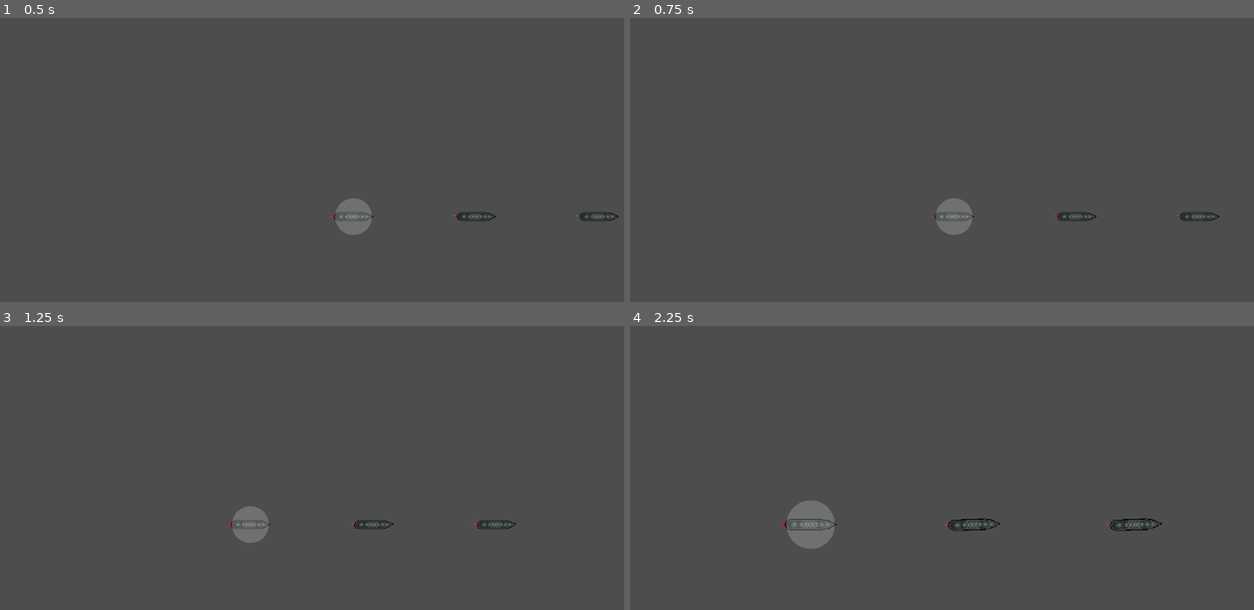
Above: before the commit, frames 1-4 (two rows, left to right).
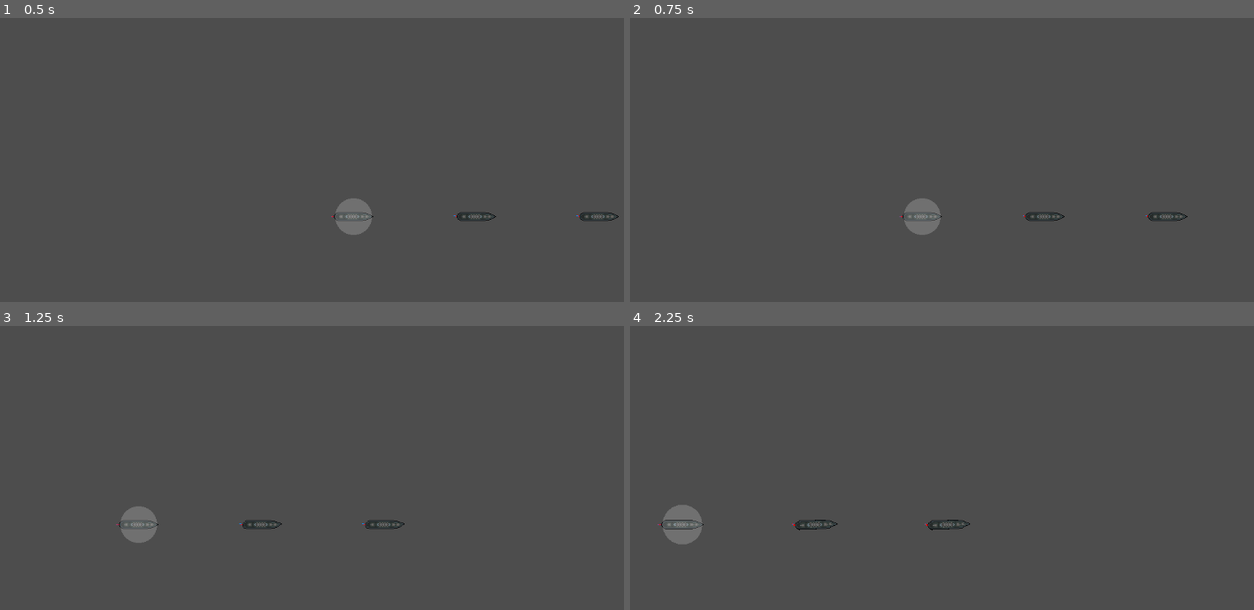
Above: after the commit, the same moments.

Repository: ObfuscatedOwl/bote-game
Game: Godot game, scene res://scenes/testScene.tscn
Two runs of this game, one before a commit and one after it. Both use one fixed random seed, a clock stepped at 60 frames per second and the inputs below.
Inputs (mouse positions are in pixels of both pictures, inside the frame that each line leads up to):
- Up to frame 1 (0.5 s): no input
- Up to frame 2 (0.75 s): tap Enter (runRotor) at 0.5 s; move the mouse to (1141, 196) at 0.52 s; hold Right (ui_right) from 0.53 s (still down); tap D (D) at 0.6 s; click (1141, 196) at 0.67 s
- Up to frame 3 (1.25 s): keep holding Right (ui_right); tap S (S) at 0.8 s
- Up to frame 4 (2.25 s): release Right (ui_right) at 1.25 s; drag from (842, 544) to (948, 604) at 1.27 s; move the mouse to (1054, 436) at 2.02 s; hold Right (ui_right) from 2.03 s (still down); tap . (zoom_in) at 2.1 s

Frame 1 is identical in both runs. In frame 2, 1.3% of the frame differs, in the area x 43-95%, y 63-77%; in frame 3, 1.3%; in frame 4, 2.0%, in the area x 4-86%, y 61-79%.

Commit message:
More Gun (and deltaT)

Diff:
--- a/bote game/scenes/gun.tscn
+++ b/bote game/scenes/gun.tscn
@@ -64,7 +64,7 @@
 hue_variation_max = -0.82
 hue_variation_curve = SubResource("CurveTexture_h43xv")
 
-[node name="Gun" type="Node2D"]
+[node name="Turret" type="Node2D"]
 metadata/_edit_horizontal_guides_ = []
 
 [node name="Smoke" type="GPUParticles2D" parent="."]
@@ -72,6 +72,7 @@
 emitting = false
 amount = 40
 process_material = SubResource("ParticleProcessMaterial_ww1de")
+lifetime = 5.0
 one_shot = true
 explosiveness = 1.0
 
--- a/bote game/scripts/camera.gd
+++ b/bote game/scripts/camera.gd
@@ -2,8 +2,8 @@
 
 var actions = {"ui_up" : false, "ui_down" : false, "ui_left" : false, "ui_right" : false, "zoom_in" : false, "zoom_out" : false}
 
-const moveSpeed = 4
-const zoomRate = 0.03
+const moveSpeed = 500
+const zoomRate = 0.5
 
 # Called when the node enters the scene tree for the first time.
 func _ready():
@@ -20,18 +20,18 @@
 	var dx = 0
 	var dy = 0
 	if actions["ui_up"]:
-		dy -= moveSpeed
+		dy -= moveSpeed*delta
 	if actions["ui_down"]:
-		dy += moveSpeed
+		dy += moveSpeed*delta
 	if actions["ui_left"]:
-		dx -= moveSpeed
+		dx -= moveSpeed*delta
 	if actions["ui_right"]:
-		dx += moveSpeed
+		dx += moveSpeed*delta
 
 	if actions["zoom_in"]:
-		zoom *= pow(10.0, zoomRate)
+		zoom *= pow(10.0, zoomRate*delta)
 	if actions["zoom_out"]:
-		zoom *= pow(10.0, -zoomRate)
+		zoom *= pow(10.0, -zoomRate*delta)
 
 	offset.x += dx / zoom.x
 	offset.y += dy / zoom.x
